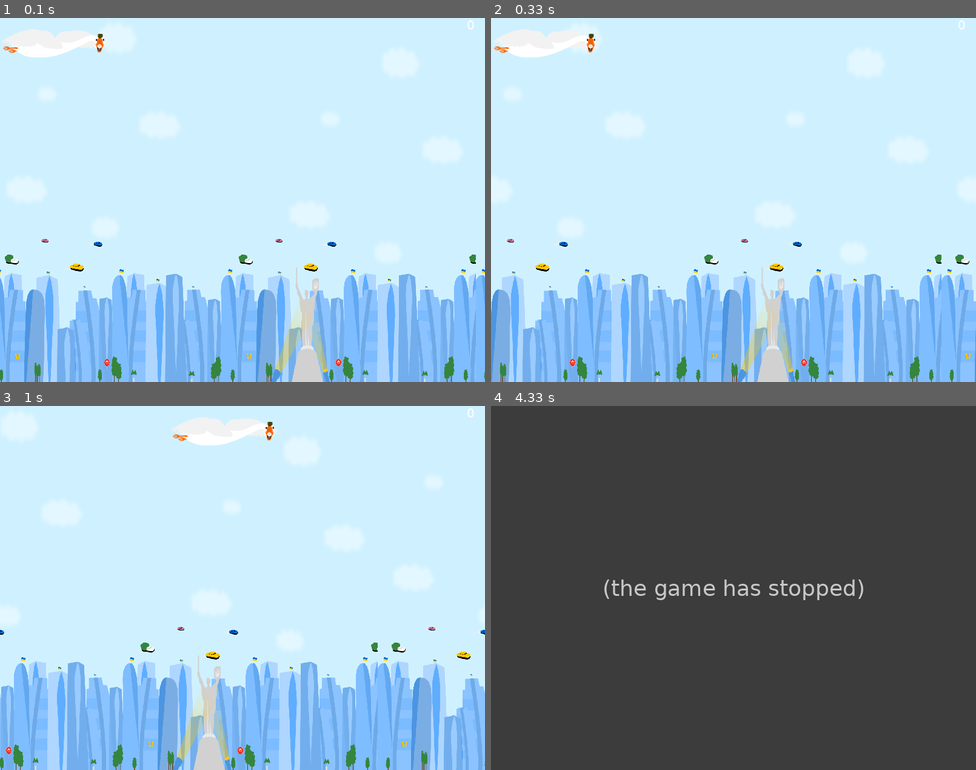
Above: before the commit, frames 1-4 (two rows, left to right).
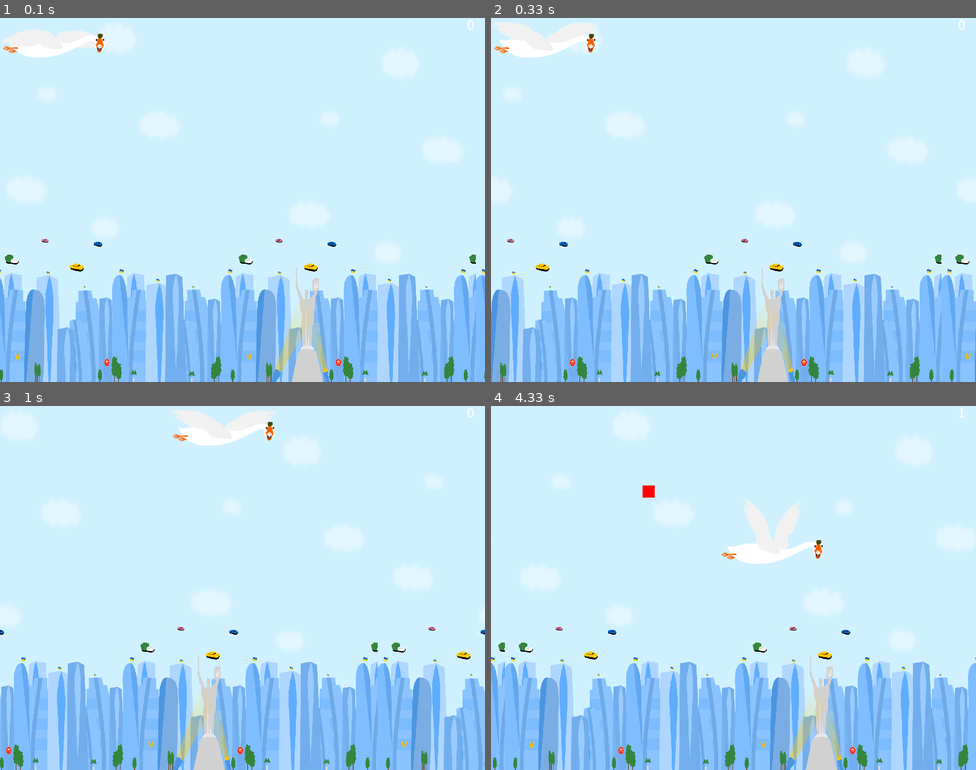
Above: after the commit, the same moments.

Repository: doremifasollasi/goIT_python-marathon-pygame
Game: pygame game, started from main.py
The game is run twice, just before and just after one commit, with the same random seed, the same clock (stepped at 60 frames per second) and the same inputs.
Inputs:
- Up to frame 1 (0.1 s): no input
- Up to frame 2 (0.33 s): no input
- Up to frame 3 (1 s): hold Right 0.33-0.8 s; hold Up from 0.83 s (still down)
- Up to frame 4 (4.33 s): release Up at 1.13 s; hold Right 1.17-1.63 s; hold Left 1.67-2.2 s; hold Down 2.23-2.53 s; hold Left 2.57-2.97 s; hold Up 3-3.37 s; hold Right 3.4-4.03 s; hold Down from 4.07 s (still down)

Frame 1 is identical in both runs. In frame 2, 0.3% of the frame differs, in the area x 0-22%, y 1-10%; in frame 3, 0.4%; in frame 4, 100%, in the area x 0-100%, y 0-100%.
Before the commit the program exited at 4.03 s; later frames show no game.

Commit message:
Added functionality for the goose to move

Diff:
--- a/main.py
+++ b/main.py
@@ -1,4 +1,5 @@
 import random
+from os import listdir # повертає список всіх файлів, що є у теці
 
 import pygame
 from pygame.constants import QUIT, K_DOWN, K_UP, K_RIGHT, K_LEFT
@@ -19,9 +20,12 @@
 
 main_surface = pygame.display.set_mode(screen)
 
+IMGS_PATH = 'goose'
+
 # player = pygame.Surface((20, 20))
 # player.fill(WHITE)
-# player_imgs = [pygame.image.load(file).convert_alpha() for file in]
+player_imgs = [pygame.image.load(IMGS_PATH + '/' + file).convert_alpha() for file in listdir(IMGS_PATH)]
+player = player_imgs[0]
 player = pygame.image.load('player.png').convert_alpha()
 player_rect = player.get_rect() #координати положення player - початкове(0,0)
 player_speed = 10
@@ -46,10 +50,15 @@
 bg_speed = 3
 
 CREATE_ENEMY = pygame.USEREVENT + 1
-pygame.time.set_timer(CREATE_ENEMY, 1500)
+pygame.time.set_timer(CREATE_ENEMY, 2500)
 
 CREATE_BONUS = pygame.USEREVENT + 2
-pygame.time.set_timer(CREATE_BONUS, 2500)
+pygame.time.set_timer(CREATE_BONUS, 3500)
+
+CHANGE_IMG = pygame.USEREVENT + 3
+pygame.time.set_timer(CHANGE_IMG, 125)
+
+img_index = 0
 
 scores = 0
 
@@ -71,6 +80,14 @@
 
         if event.type == CREATE_BONUS:
             bonuses.append(create_bonus())
+
+        if event.type == CHANGE_IMG:
+            img_index += 1
+            if img_index == len(player_imgs):
+                img_index = 0
+            player = player_imgs[img_index]
+
+
     # player_rect = player_rect.move(player_speed) перенесли в команду K_DOWN
 
     # if player_rect.bottom >= height or player_rect.top <= 0: #відбивання м'яча від верхньої та нижньої сторони ігрового поля зі зміною кольору
@@ -81,7 +98,7 @@
     #     player.fill((GREEN))
     #     player_speed[1] = -player_speed[1]
 
-    pressed_key = pygame.key.get_pressed()
+    pressed_keys = pygame.key.get_pressed()
 
     # main_surface.fill(WHITE)
     # main_surface.blit(bg, (0,0))
@@ -90,17 +107,17 @@
     bgX2 -= bg_speed
 
     if bgX < -bg.get_width():
-        bgX = bg.get_width
+        bgX = bg.get_width()
 
     if bgX2 < -bg.get_width():
-        bgX2 = bg.get_width
+        bgX2 = bg.get_width()
 
     main_surface.blit(bg, (bgX, 0))
     main_surface.blit(bg, (bgX2, 0))
 
     main_surface.blit(player, player_rect)
 
-    main_surface.blit(font.render(str(scores), True, WHITE), (width-30, 0)) # відмальовуємо рахунок гри
+    main_surface.blit(font.render(str(scores), True, WHITE), (width - 30, 0)) # відмальовуємо рахунок гри
 
     for enemy in enemies:
         enemy[1] = enemy[1].move(-enemy[2],0)
@@ -120,21 +137,21 @@
 
         if bonus[1].bottom >= height: # Проблема: кількість ворогів у списку буде постійно збільшуватись, що призведе до навантаження на пам'ять. Рішення: видалення. Реалізація: Якщо позиція нашого ворога більша за 0, то ми його видяляємо.
             bonuses.pop(bonuses.index(bonus))
-            scores += 1
 
         if player_rect.colliderect(bonus[1]):
             bonuses.pop(bonuses.index(bonus))
+            scores += 1
 
-    if pressed_key[K_DOWN] and not player_rect.bottom >= height: #додаємо керування клавіши ВНИЗ
+    if pressed_keys[K_DOWN] and not player_rect.bottom >= height: #додаємо керування клавіши ВНИЗ
         player_rect = player_rect.move(0, player_speed)
 
-    if pressed_key[K_UP] and not player_rect.top <= 0: #додаємо керування клавіши ДОГОРИ
+    if pressed_keys[K_UP] and not player_rect.top <= 0: #додаємо керування клавіши ДОГОРИ
         player_rect = player_rect.move(0, -player_speed)
 
-    if pressed_key[K_RIGHT] and not player_rect.right >= width: #додаємо керування клавіши ПРАВОРУЧ
+    if pressed_keys[K_RIGHT] and not player_rect.right >= width: #додаємо керування клавіши ПРАВОРУЧ
         player_rect = player_rect.move(player_speed, 0)
 
-    if pressed_key[K_LEFT] and not player_rect.left <= 0: #додаємо керування клавіши ЛІВОРУЧ
+    if pressed_keys[K_LEFT] and not player_rect.left <= 0: #додаємо керування клавіши ЛІВОРУЧ
         player_rect = player_rect.move(-player_speed, 0)
 
     # main_surface.fill((155,155,155))
